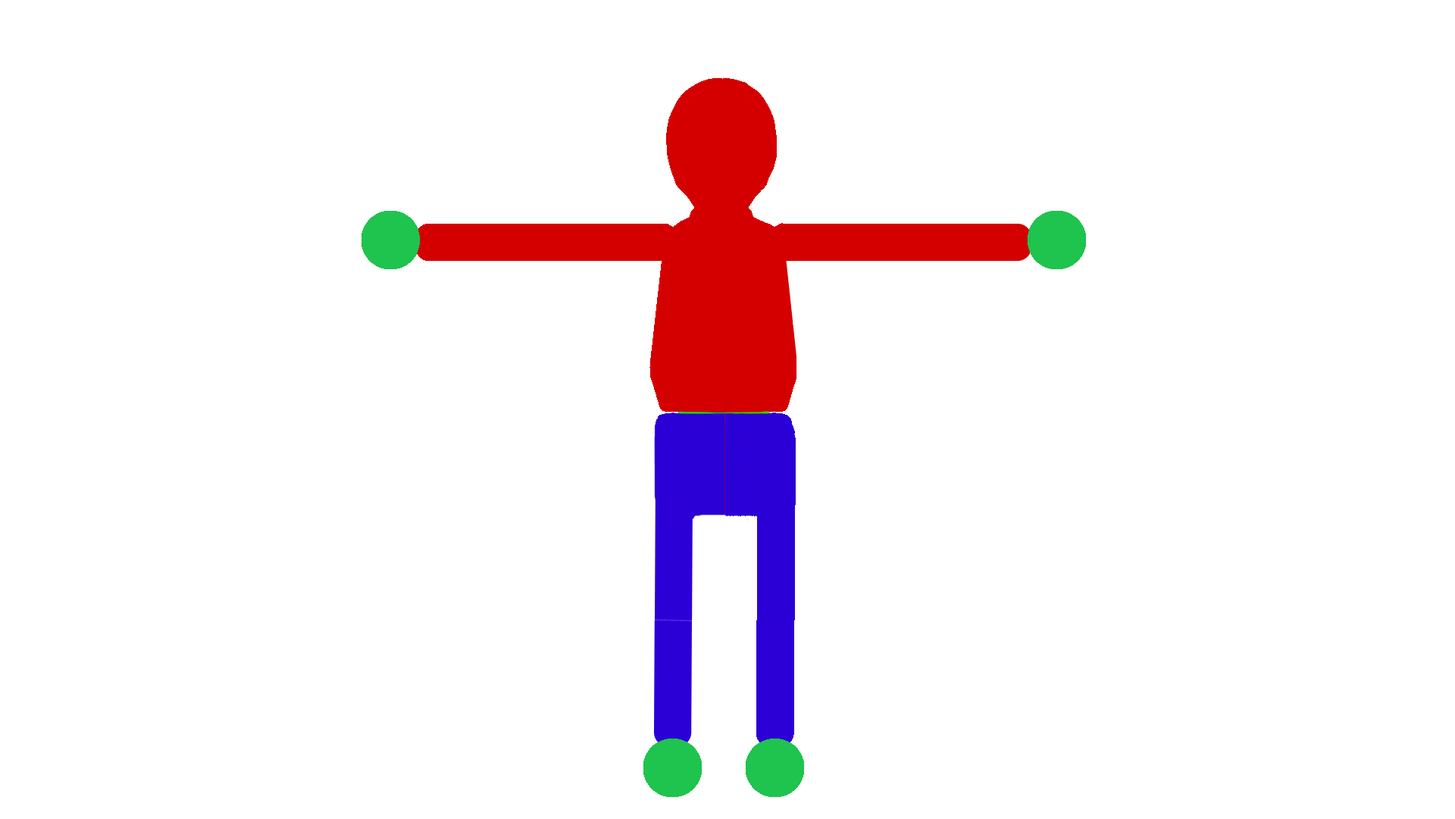
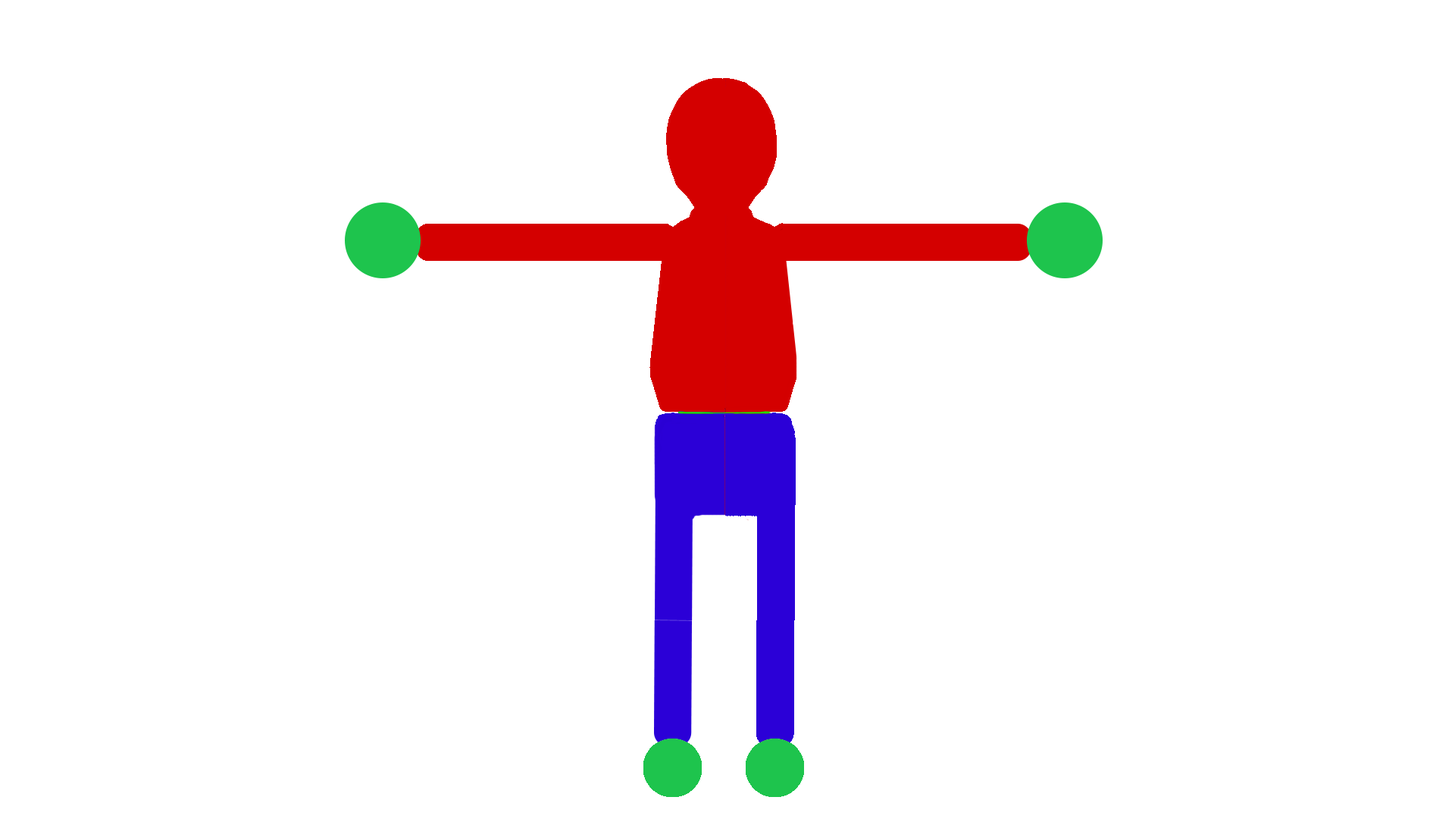
Layered file, before and after one edit (1455x819). Changes by layer:
painted on "LeftLowerArm" over [344, 202, 421, 279]
painted on "RightUpperarm" over [1027, 202, 1103, 279]
